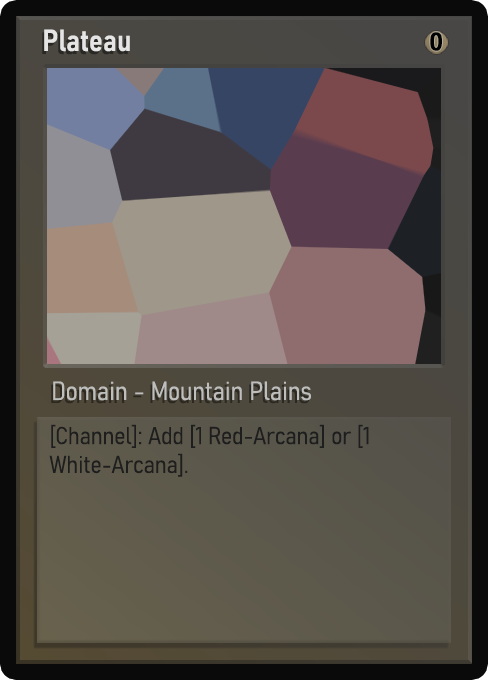
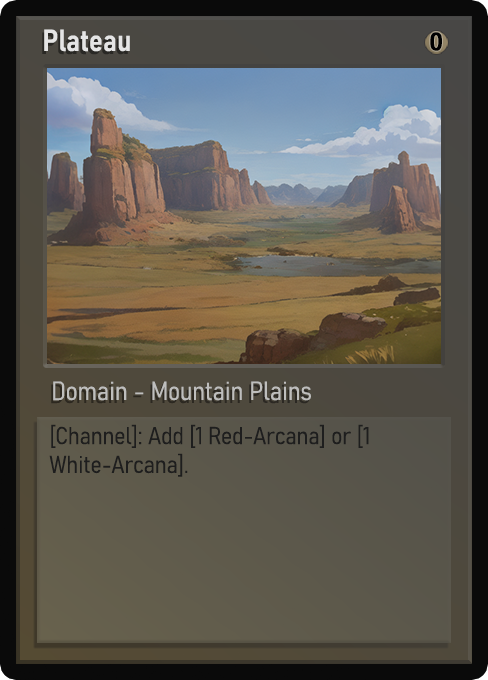
Revision of a layered 488 × 680 image; what changed, layer by layer:
painted on "Name" over <box>51,33,127,51</box>
painted on "Class" over <box>53,382,311,401</box>
painted on "Desc_norm" over <box>58,428,348,474</box>
painted on "Artwork" over <box>47,68,441,364</box>
